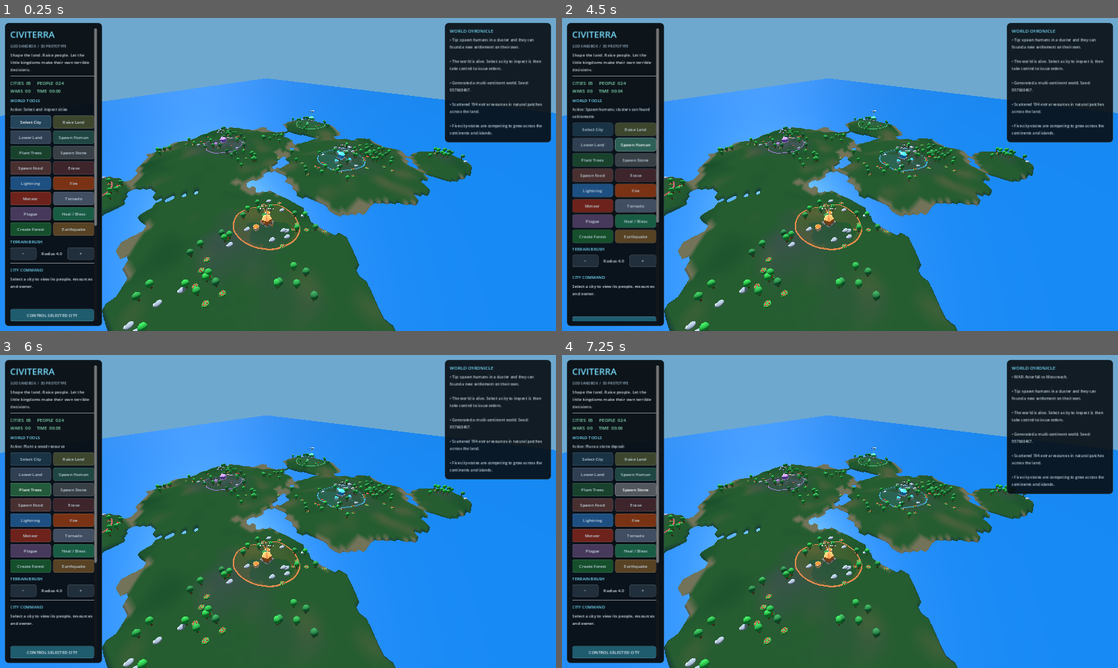
Above: before the commit, frames 1-4 (two rows, left to right).
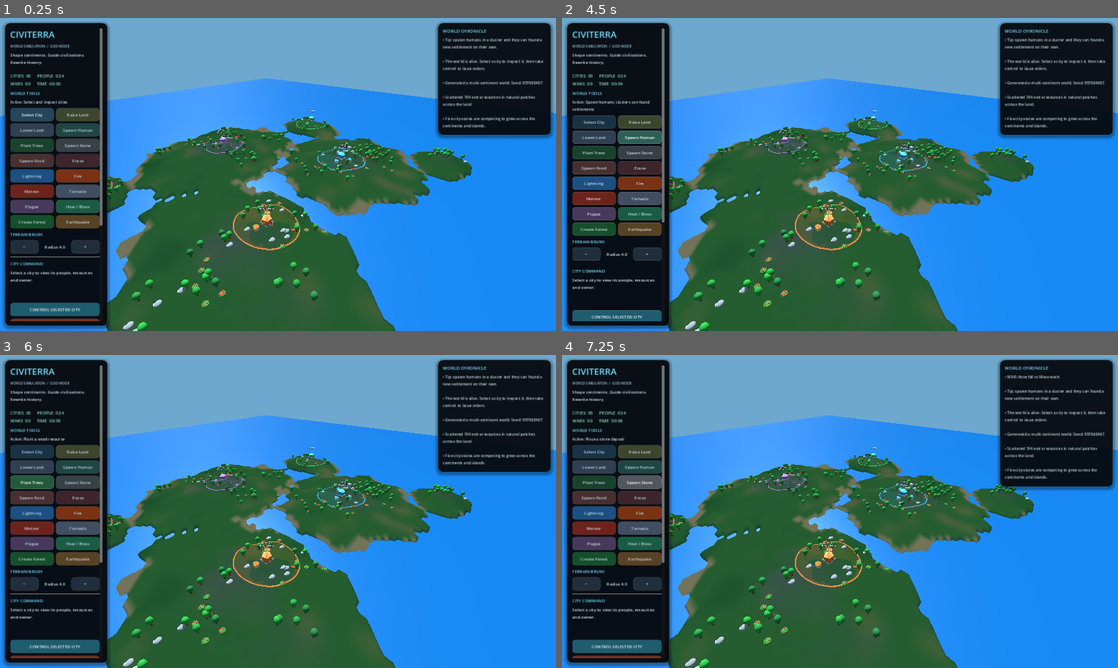
Above: after the commit, the same moments.

Repository: yoimdoingstuff/citysandbox
Game: Godot game, scene res://main.tscn
Same seed, same stepped clock (60 frames per second), same inputs: the game is played once before the commit and once after it.
Inputs:
- Up to frame 1 (0.25 s): no input
- Up to frame 2 (4.5 s): click "Launch Missile" at 0.5 s; click "Launch Missile" at 1.25 s; click "Select City" at 2 s; click "Raise Land" at 2.75 s; click "Lower Land" at 3.5 s; click "Spawn Human" at 4.25 s
- Up to frame 3 (6 s): click "Select City" at 5 s; click "Plant Trees" at 5.75 s
- Up to frame 4 (7.25 s): click "Spawn Stone" at 6.5 s

The runs differ from the first frame. In frame 1, 12% of the frame differs, in the area x 0-100%, y 1-100%; in frame 2, 11%; in frame 3, 12%; in frame 4, 12%.

Commit message:
Polish native game interface with modern panels and controls

Diff:
--- a/main.gd
+++ b/main.gd
@@ -2209,10 +2209,10 @@
 	left_panel.anchor_top = 0.0
 	left_panel.anchor_bottom = 1.0
 	left_panel.offset_left = 14.0
-	left_panel.offset_right = 294.0
+	left_panel.offset_right = 310.0
 	left_panel.offset_top = 14.0
 	left_panel.offset_bottom = -14.0
-	left_panel.add_theme_stylebox_override("panel", _panel_style(Color(0.035, 0.055, 0.075, 0.96)))
+	left_panel.add_theme_stylebox_override("panel", _panel_style(Color(0.025, 0.040, 0.060, 0.95)))
 	ui_root.add_child(left_panel)
 	var margin := MarginContainer.new()
 	margin.add_theme_constant_override("margin_left", 14)
@@ -2230,8 +2230,8 @@
 	scroll.add_child(content)
 
 	content.add_child(_make_label("CIVITERRA", 26, Color(0.46, 0.86, 0.98)))
-	content.add_child(_make_label("GOD SANDBOX  /  3D PROTOTYPE", 10, Color(0.62, 0.72, 0.80)))
-	content.add_child(_make_label("Shape the land. Raise people. Let the little kingdoms make their own terrible decisions.", 12, Color(0.82, 0.86, 0.89)))
+	content.add_child(_make_label("WORLD SIMULATION  /  GOD MODE", 10, Color(0.62, 0.78, 0.87)))
+	content.add_child(_make_label("Shape continents. Guide civilizations. Rewrite history.", 12, Color(0.84, 0.89, 0.93)))
 	content.add_child(_make_separator())
 	stats_label = _make_label("CITIES  3     PEOPLE  16", 13, Color(0.52, 0.86, 0.70))
 	content.add_child(stats_label)
@@ -2299,11 +2299,11 @@
 	right_panel.anchor_right = 1.0
 	right_panel.anchor_top = 0.0
 	right_panel.anchor_bottom = 0.0
-	right_panel.offset_left = -320.0
+	right_panel.offset_left = -340.0
 	right_panel.offset_right = -14.0
 	right_panel.offset_top = 14.0
-	right_panel.offset_bottom = 276.0
-	right_panel.add_theme_stylebox_override("panel", _panel_style(Color(0.035, 0.055, 0.075, 0.91)))
+	right_panel.offset_bottom = 294.0
+	right_panel.add_theme_stylebox_override("panel", _panel_style(Color(0.025, 0.040, 0.060, 0.93)))
 	ui_root.add_child(right_panel)
 	var right_margin := MarginContainer.new()
 	right_margin.add_theme_constant_override("margin_left", 13)
@@ -2396,9 +2396,11 @@
 func _make_button(text: String, callback: Callable, tint: Color) -> Button:
 	var button := Button.new()
 	button.text = text
-	button.custom_minimum_size = Vector2(0.0, 35.0)
+	button.custom_minimum_size = Vector2(0.0, 38.0)
 	button.size_flags_horizontal = Control.SIZE_EXPAND_FILL
 	button.add_theme_font_size_override("font_size", 12)
+	button.add_theme_color_override("font_pressed_color", Color(1.0, 1.0, 1.0))
+	button.add_theme_color_override("font_disabled_color", Color(0.53, 0.59, 0.63))
 	button.add_theme_color_override("font_color", Color(0.91, 0.95, 0.97))
 	button.add_theme_color_override("font_hover_color", Color(1.0, 1.0, 1.0))
 	button.add_theme_stylebox_override("normal", _button_style(tint))
@@ -2412,22 +2414,28 @@
 func _button_style(color: Color) -> StyleBoxFlat:
 	var style := StyleBoxFlat.new()
 	style.bg_color = color
-	style.border_color = color.lightened(0.22)
+	style.border_color = Color(color.lightened(0.24).r, color.lightened(0.24).g, color.lightened(0.24).b, 0.82)
 	style.set_border_width_all(1)
-	style.set_corner_radius_all(6)
-	style.content_margin_left = 8.0
-	style.content_margin_right = 8.0
-	style.content_margin_top = 6.0
-	style.content_margin_bottom = 6.0
+	style.set_corner_radius_all(9)
+	style.content_margin_left = 10.0
+	style.content_margin_right = 10.0
+	style.content_margin_top = 7.0
+	style.content_margin_bottom = 7.0
+	style.shadow_color = Color(0.0, 0.0, 0.0, 0.20)
+	style.shadow_size = 2
+	style.shadow_offset = Vector2(0.0, 1.0)
 	return style
 
 
 func _panel_style(color: Color) -> StyleBoxFlat:
 	var style := StyleBoxFlat.new()
 	style.bg_color = color
-	style.border_color = Color(0.20, 0.35, 0.42, 0.88)
+	style.border_color = Color(0.22, 0.48, 0.58, 0.48)
 	style.set_border_width_all(1)
-	style.set_corner_radius_all(10)
+	style.set_corner_radius_all(14)
+	style.shadow_color = Color(0.0, 0.0, 0.0, 0.34)
+	style.shadow_size = 10
+	style.shadow_offset = Vector2(0.0, 4.0)
 	return style
 
 
